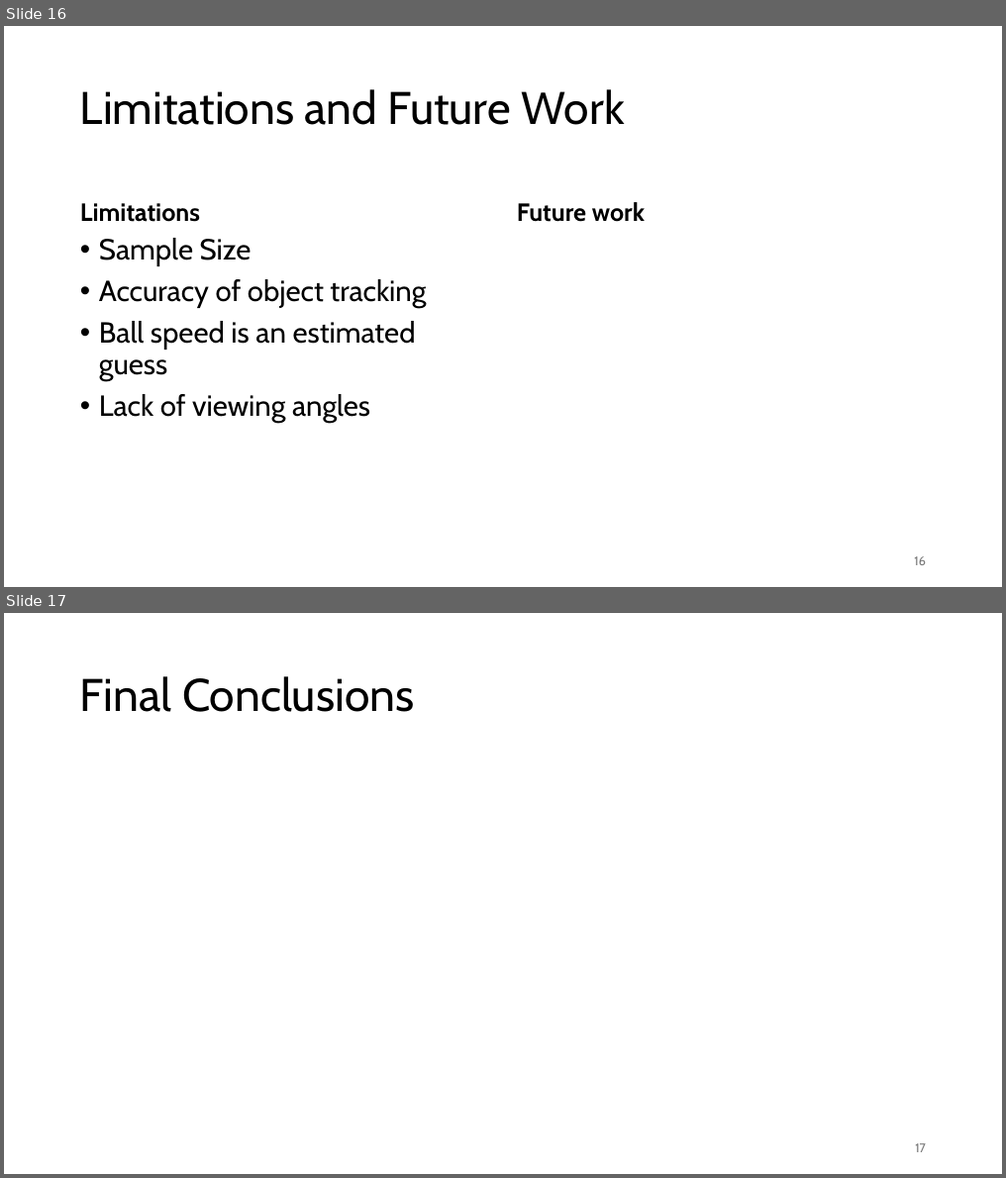
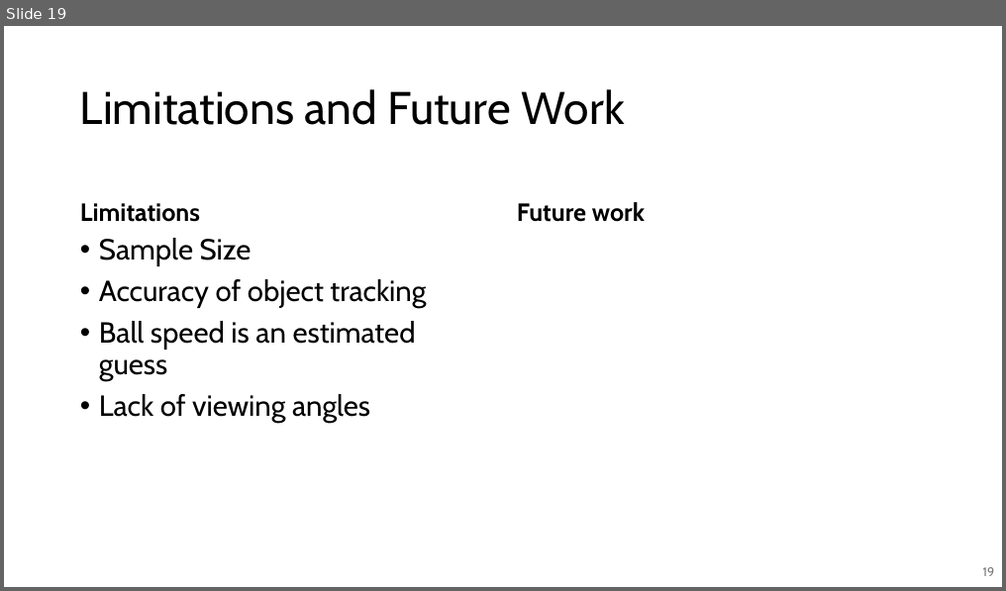
Before and after one commit to emmyregal/Soccer-Computer-Vision, a slide deck: Sport Presetation.pptx. Shown one above the other, each under a label of ours: slides 16 and 17 before the commit, slide 19 after it. The pictures are 1006x1178 and 1006x591 pixels, drawn with LibreOffice and Linux fonts; fonts in the diff are those of the drawing. Boxes give left, top, right and bottom in pixels: in the first picture for what was removed or moved away, otherwise in the second. Text is boxed around its words. In the diff, an @@ line names an element or a change of style, - is before the commit and + after.

```diff
--- a/Sport Presetation.pptx
+++ b/Sport Presetation.pptx
@@ slide 17 removed at (4,613,1002,1174), background #FFFFFF @@
@@ title removed at (80,676,414,712) @@
-Final Conclusions
@@ page number removed at (915,1144,926,1153) @@
-17
@@ what was slide 16 is now slide 19 @@
@@ page number at (983,568,995,576): text changed @@
-16
+19
```
Also in this commit, not shown: 5 slides changed, 11 slides added, 7 other slides removed, 1 other file.
